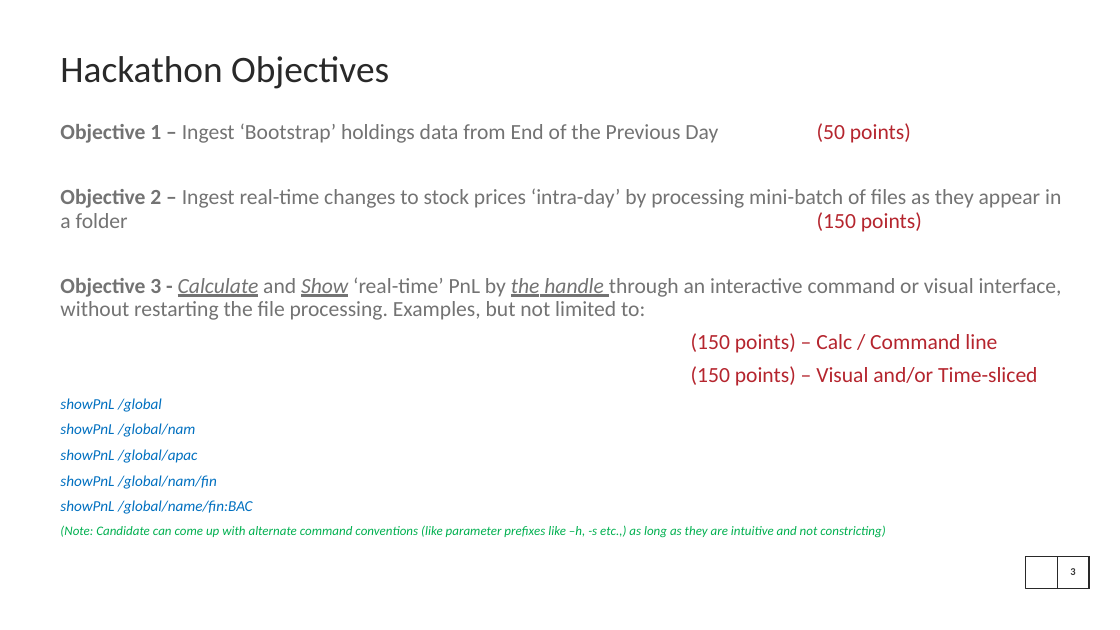
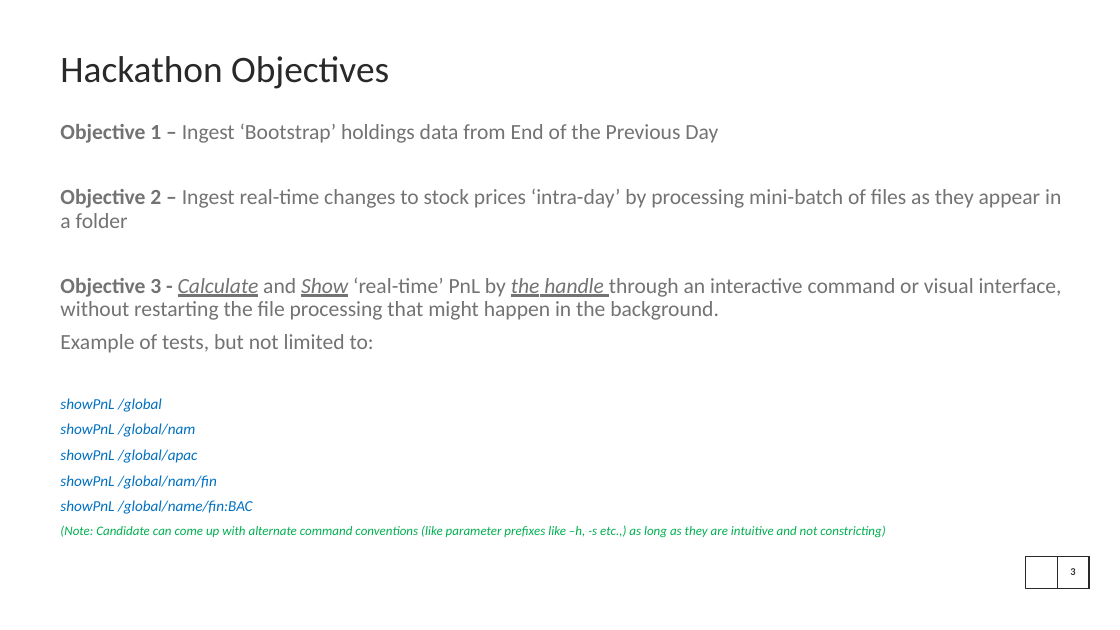
Before and after one commit to skandula76/PS_NY_Fall2018_CoreJavaHack, a slide deck: slide 3 of Java_Hack_2018_Nov.pptx. Drawn at 1120x630 pixels with LibreOffice and Linux fonts; fonts in the diff are those of the drawing; background and template pictures are left out. Boxes give left, top, right and bottom in pixels: in the first picture for what was removed or moved away, otherwise in the second. Text is boxed around its words. In the diff, an @@ line names an element or a change of style, - is before the commit and + after.

```diff
--- a/Java_Hack_2018_Nov.pptx
+++ b/Java_Hack_2018_Nov.pptx
@@ text at <box>60,124,1062,353</box>: text changed @@
-Objective 1 – Ingest ‘Bootstrap’ holdings data from End of the Previous Day (50 points)
-Objective 2 – Ingest real-time changes to stock prices ‘intra-day’ by processing mini-batch of files as they appear in a folder (150 points)
-Objective 3 - Calculate and Show ‘real-time’ PnL by the handle through an interactive command or visual interface, without restarting the file processing. Examples, but not limited to:
-(150 points) – Calc / Command line
-(150 points) – Visual and/or Time-sliced
+Objective 1 – Ingest ‘Bootstrap’ holdings data from End of the Previous Day
+Objective 2 – Ingest real-time changes to stock prices ‘intra-day’ by processing mini-batch of files as they appear in a folder
+Objective 3 - Calculate and Show ‘real-time’ PnL by the handle through an interactive command or visual interface, without restarting the file processing that might happen in the background.
+Example of tests, but not limited to:
```
Also in this commit, not shown: 2 other slides changed, 2 slides added, 1 other file.
